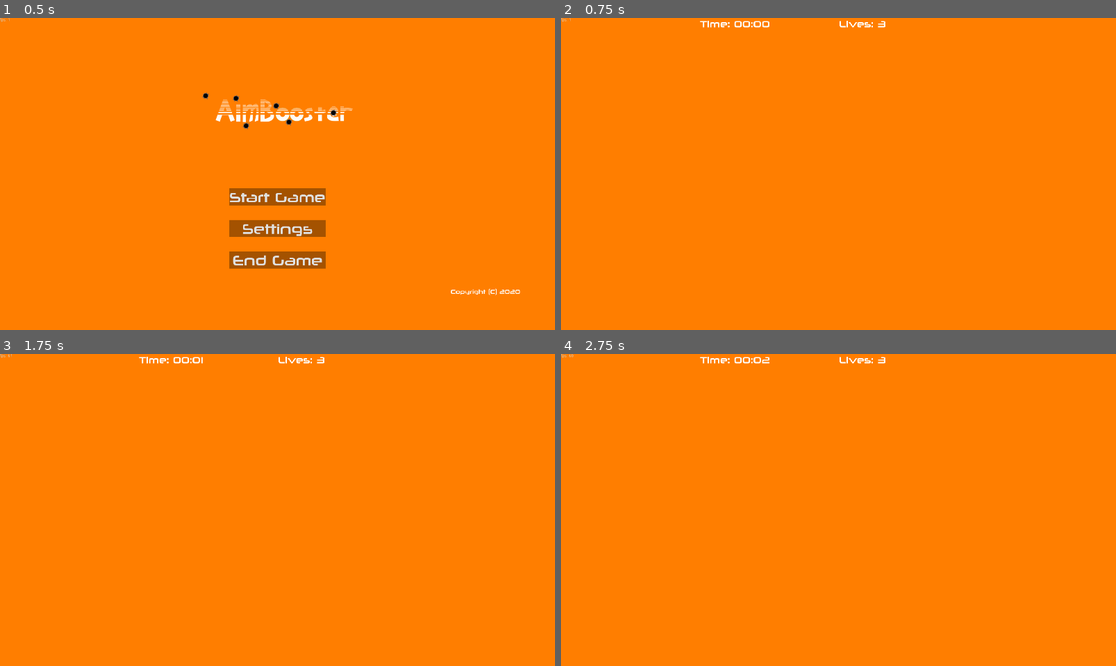
Above: before the commit, frames 1-4 (two rows, left to right).
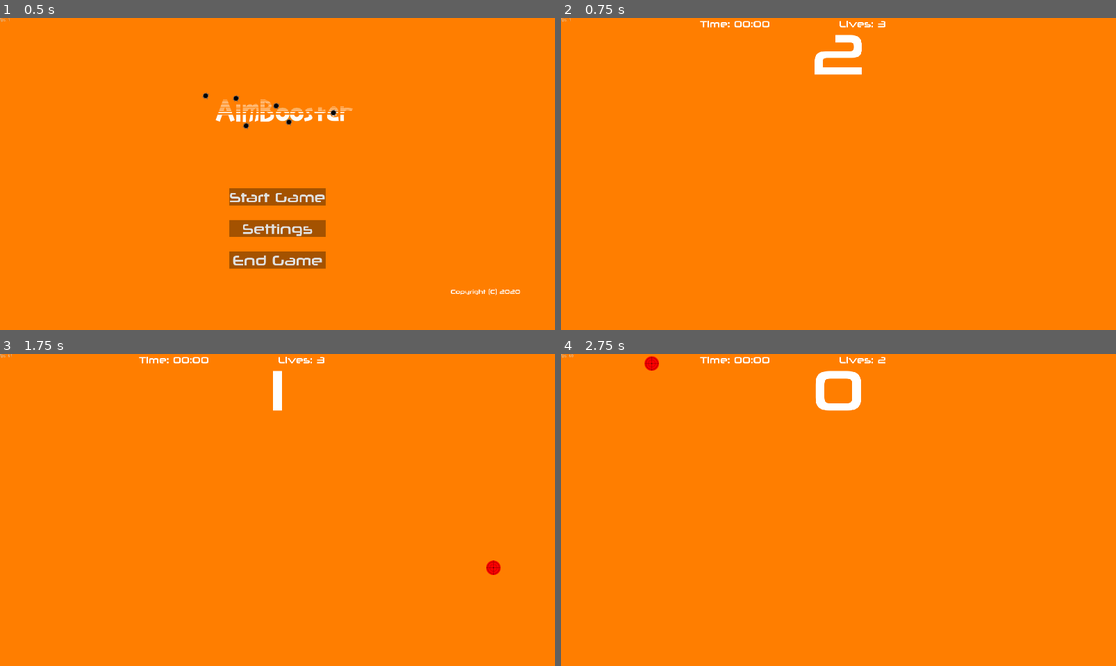
Above: after the commit, the same moments.

Repository: CasualYT31/aimbooster
Game: Godot game, scene res://scenes/Root.tscn
Two runs of this game, one before a commit and one after it. Both use one fixed random seed, a clock stepped at 60 frames per second and the inputs below.
Inputs (mouse positions are in pixels of both pictures, inside the frame that each line leads up to):
- Up to frame 1 (0.5 s): no input
- Up to frame 2 (0.75 s): click "Start Game" at 0.5 s
- Up to frame 3 (1.75 s): tap Enter at 1.25 s; move the mouse to (399, 494) at 1.27 s; click (399, 494) at 1.42 s
- Up to frame 4 (2.75 s): tap Space at 2 s; move the mouse to (727, 525) at 2.02 s; click (727, 525) at 2.17 s

Frame 1 is identical in both runs. In frame 2, 0.6% of the frame differs, in the area x 45-55%, y 5-19%; in frame 3, 0.3%; in frame 4, 0.7%, in the area x 15-59%, y 0-19%.

Commit message:
Attempt at hit detection, Changed activeDuration to be the same as spawn timer

Diff:
--- a/scenes/GameMenu.tscn
+++ b/scenes/GameMenu.tscn
@@ -7,7 +7,7 @@
 [ext_resource path="res://graphical/ButtonStyles/ButtonsHover.stylebox" type="StyleBox" id=5]
 
 [sub_resource type="DynamicFont" id=1]
-size = 32
+size = 200
 font_data = ExtResource( 1 )
 
 [sub_resource type="DynamicFont" id=2]
@@ -15,11 +15,11 @@
 font_data = ExtResource( 1 )
 
 [sub_resource type="DynamicFont" id=3]
-size = 48
+size = 32
 font_data = ExtResource( 1 )
 
 [sub_resource type="DynamicFont" id=4]
-size = 40
+size = 48
 font_data = ExtResource( 1 )
 
 [sub_resource type="DynamicFont" id=5]
@@ -30,10 +30,23 @@
 size = 40
 font_data = ExtResource( 1 )
 
+[sub_resource type="DynamicFont" id=7]
+size = 40
+font_data = ExtResource( 1 )
+
 [node name="GameMenu" type="Control"]
 anchor_right = 1.0
 anchor_bottom = 1.0
 script = ExtResource( 2 )
+__meta__ = {
+"_edit_use_anchors_": false
+}
+
+[node name="StartCountdown" type="Label" parent="."]
+anchor_right = 1.0
+anchor_bottom = 1.0
+custom_fonts/font = SubResource( 1 )
+align = 1
 __meta__ = {
 "_edit_use_anchors_": false
 }
--- a/scenes/Target.tscn
+++ b/scenes/Target.tscn
@@ -14,3 +14,4 @@
 [node name="CollisionShape2D" type="CollisionShape2D" parent="."]
 scale = Vector2( 2.55, 2.55 )
 shape = SubResource( 1 )
+[connection signal="input_event" from="." to="." method="_on_Area2D_input_event"]
--- a/scripts/Game.gd
+++ b/scripts/Game.gd
@@ -13,12 +13,12 @@
 var lives: int = 0
 
 # keeps track of the length of the game, not including pausing
-var seconds: float = 0.0
+var seconds: float = -3.0
 var minutes: int = 0
 
 # spawning timing variables
 var spawnTimerCounter: float = 0.0
-var timeUntilNextSpawn: float = 3.0
+var timeUntilNextSpawn: float = 1.0
 # variables that define difficulty
 # chance variables will be a %age from 0-100
 # they represent a chance of a property being a certain way
@@ -39,7 +39,7 @@
 var chanceOfStationaryTarget: int = 100
 # how long the target should remain on screen for
 # this value is to be gradually made smaller when adjusting difficulty
-var activeLifeOfTarget: float = 3.0
+var activeLifeOfTarget: float = timeUntilNextSpawn
 
 func _isPaused():
 	return get_node("GameGUI/PauseMenu").visible
@@ -56,16 +56,21 @@
 	get_node("GameGUI/HUD/LivesLabel").text = "Lives: " + (str(lives) if lives > 0 else "Inf")
 
 func _updateTimeDisplay():
-	var strSeconds = str(int(seconds))
-	if int(seconds) == 60:
-		seconds = 0.0
-		minutes += 1
-	var strMinutes = str(minutes)
-	if len(strMinutes) == 1:
-		strMinutes = "0" + strMinutes
-	if len(strSeconds) == 1:
-		strSeconds = "0" + strSeconds
-	get_node("GameGUI/HUD/TimeLabel").text = "Time: " + strMinutes + ":" + strSeconds
+	get_node("GameGUI/HUD/TimeLabel").text = "Time: 00:00"
+	if seconds <= 0:
+		get_node("StartCountdown").text = str(abs(int(seconds)))
+	if seconds >= 0:
+		get_node("StartCountdown").text = ""
+		var strSeconds = str(int(seconds))
+		if int(seconds) == 60:
+			seconds = 0.0
+			minutes += 1
+		var strMinutes = str(minutes)
+		if len(strMinutes) == 1:
+			strMinutes = "0" + strMinutes
+		if len(strSeconds) == 1:
+			strSeconds = "0" + strSeconds
+		get_node("GameGUI/HUD/TimeLabel").text = "Time: " + strMinutes + ":" + strSeconds
 
 # Called when the node enters the scene tree for the first time.
 func _ready():
@@ -84,6 +89,8 @@
 
 func _makeAllVisible(flag):
 	get_node("GameGUI").visible = flag
+	get_node("StartCountdown").visible = flag
+	get_node("TargetParent").visible = flag
 
 func _process(delta):
 	_incrementTimeCounters(delta)
@@ -105,6 +112,10 @@
 		var newTarget = Target.instance()
 		newTarget.new(targetType, targetHealth, targetStartPosition, targetEndPosition, activeLifeOfTarget)
 		get_node("TargetParent").add_child(newTarget)
+# warning-ignore:return_value_discarded
+		connect("toggle_pause", newTarget, "_on_Game_TogglePause")
+		newTarget.connect("target_hit", self, "_on_target_hit")
+		newTarget.connect("target_miss", self, "_on_target_miss")
 
 		# probably connect a signal here which is sent by Target when it is killed
 		spawnTimerCounter = 0.0
@@ -184,3 +195,10 @@
 
 func _on_QuitButton_pressed():
 	Global.currentMenu = Global.Menu.MAIN
+
+func _on_target_hit():
+	statistics.increasePlayerScore(1)
+
+func _on_target_miss():
+	lives -= 1
+	_updateLivesDisplay()
--- a/scripts/Target.gd
+++ b/scripts/Target.gd
@@ -77,8 +77,20 @@
 	position = startPos
 
 func _process(delta):
-	if inPausedState:
+	if !inPausedState:
 		internalTimer += delta
+	if internalTimer >= activeDuration:
+		get_parent().remove_child(self)
+		emit_signal("target_miss")
 
 func _on_Game_TogglePause():
 	inPausedState = !inPausedState
+
+
+func _on_Area2D_input_event(viewport, event, shape_idx):
+
+	if event is InputEventMouseButton:
+		if event.is_pressed():
+			print("Object hit")
+		else:
+			print("Object released")
Not shown: 7 places in scenes/GameMenu.tscn that only renumber resources
